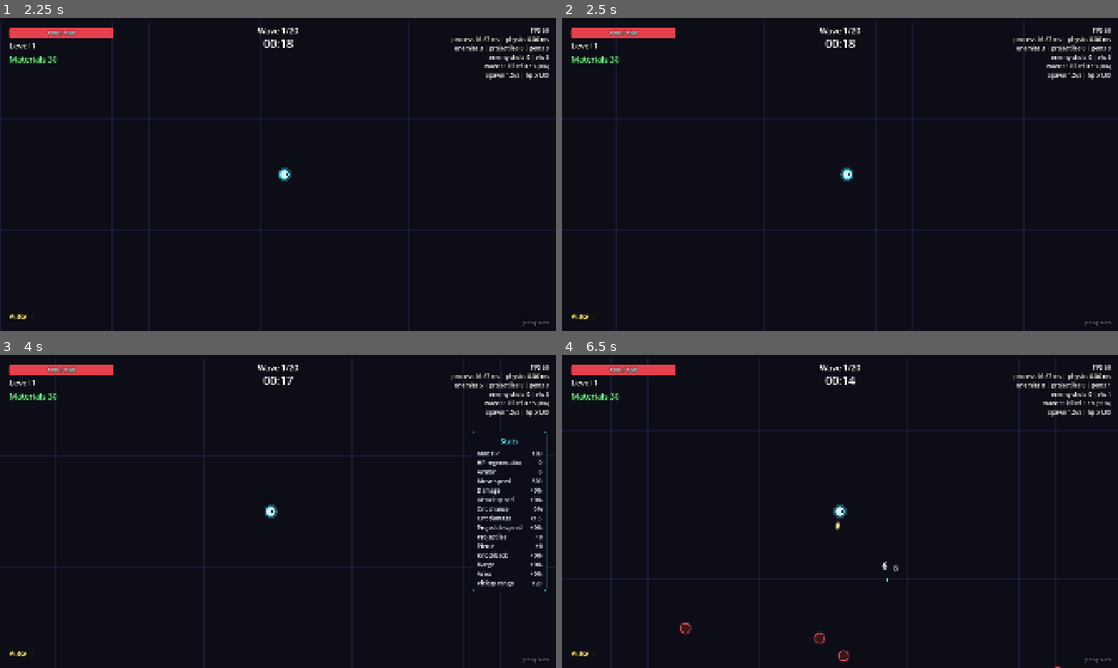
Above: before the commit, frames 1-4 (two rows, left to right).
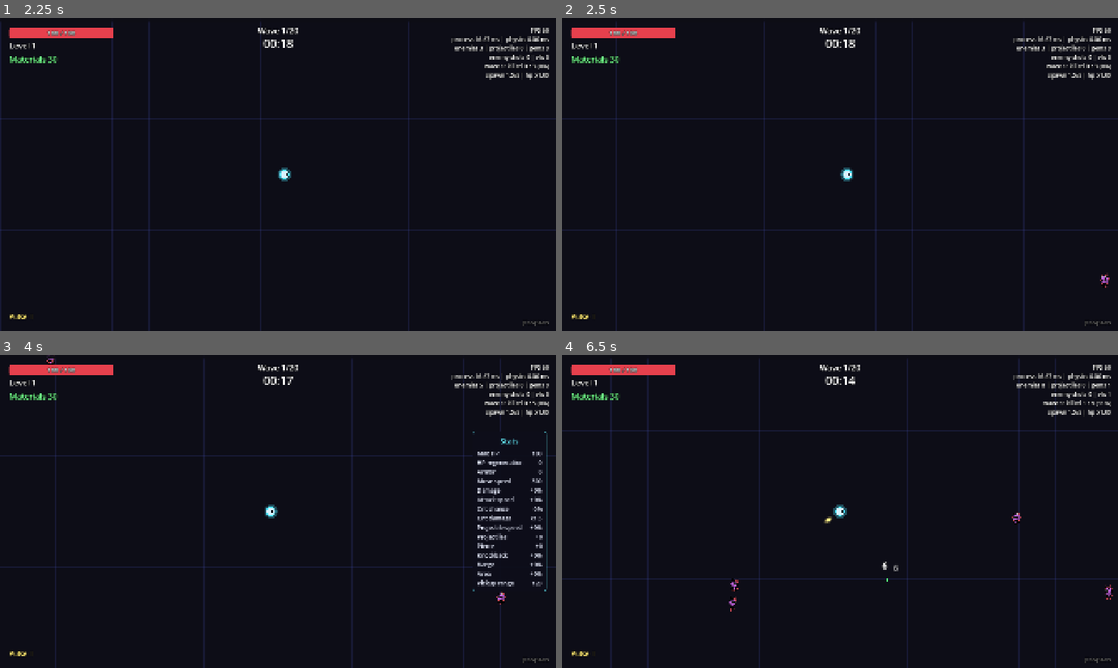
Above: after the commit, the same moments.

Repository: Mowgli2000/survivor-game
Game: Godot game, scene res://src/run/run.tscn
Two runs of this game, one before a commit and one after it. Both use one fixed random seed, a clock stepped at 60 frames per second and the inputs below.
Inputs (mouse positions are in pixels of both pictures, inside the frame that each line leads up to):
- Up to frame 1 (2.25 s): tap Enter at 0.5 s; move the mouse to (400, 158) at 0.52 s; hold D (move_right) 0.53-1.25 s; hold Tab (show_stats) 0.53-1.25 s; click (400, 158) at 0.67 s; drag from (166, 190) to (250, 237) at 1.27 s; tap Space at 2 s; move the mouse to (333, 105) at 2.02 s; hold D (move_right) from 2.03 s (still down); tap Alt at 2.1 s
- Up to frame 2 (2.5 s): keep holding D (move_right)
- Up to frame 3 (4 s): release D (move_right) at 2.75 s; drag from (250, 574) to (111, 464) at 2.77 s; move the mouse to (444, 558) at 3.52 s; hold A (move_left) from 3.53 s (still down); hold Tab (show_stats) from 3.53 s (still down)
- Up to frame 4 (6.5 s): release A (move_left) at 4.25 s; release Tab (show_stats) at 4.25 s; drag from (673, 464) to (756, 433) at 4.27 s; move the mouse to (867, 511) at 5.02 s; hold S (move_down) 5.03-5.75 s; tap Alt at 5.1 s; click (867, 511) at 5.17 s; drag from (756, 433) to (728, 527) at 5.77 s

Frame 1 is identical in both runs. In frame 2, less than 0.1% of the frame differs, in the area x 96-99%, y 81-87%; in frame 3, less than 0.1%; in frame 4, 0.4%, in the area x 21-100%, y 50-100%.

Commit message:
feat: animated enemy sprites
Co-Authored-By: Claude Opus 5.5 <noreply@anthropic.com>

Diff:
--- a/data/enemies/grunt.tres
+++ b/data/enemies/grunt.tres
@@ -13,3 +13,4 @@
 xp_value = 1
 color = Color(0.85, 0.3, 0.35, 1)
 shape_sides = 0
+sprite_id = &"grunt"
--- a/data/enemies/runner.tres
+++ b/data/enemies/runner.tres
@@ -14,3 +14,4 @@
 xp_value = 1
 color = Color(0.95, 0.65, 0.2, 1)
 shape_sides = 3
+sprite_id = &"runner"
--- a/data/enemies/shogun.tres
+++ b/data/enemies/shogun.tres
@@ -17,3 +17,5 @@
 xp_value = 0
 color = Color(1, 0.2, 0.75, 1)
 shape_sides = 8
+sprite_id = &"tank"
+sprite_tint = Color(1, 0.55, 1, 1)
--- a/data/enemies/shooter.tres
+++ b/data/enemies/shooter.tres
@@ -19,3 +19,4 @@
 xp_value = 2
 color = Color(0.75, 0.35, 1, 1)
 shape_sides = 4
+sprite_id = &"shooter"
--- a/data/enemies/tank.tres
+++ b/data/enemies/tank.tres
@@ -16,3 +16,4 @@
 xp_value = 5
 color = Color(1, 0.35, 0.2, 1)
 shape_sides = 6
+sprite_id = &"tank"
--- a/src/enemies/enemy.gd
+++ b/src/enemies/enemy.gd
@@ -2,13 +2,18 @@
 extends Node2D
 ## Passive enemy: data, runtime state and placeholder visual. Moved, damaged and
 ## ticked by EnemyManager (no _process here, see ADR 0002).
-## Visual: one baked neon texture per enemy type (EnemyArt). Hit flash and
-## statuses only change `self_modulate` (no redraw).
+## Visual: animated sprite sheet (frame advanced by EnemyManager, redrawn only
+## when the frame or facing changes), or the baked neon placeholder (EnemyArt)
+## when the type has no sprite. Hit flash and statuses only change `self_modulate`.
 
 const FLASH_TIME := 0.08
 const FLASH_TINT := Color(3.0, 3.0, 3.0)
 const BURN_TINT := Color(1.8, 1.0, 0.55)
 const SLOW_TINT := Color(0.55, 0.9, 1.8)
+## Sprite height in px per px of collision radius.
+const SPRITE_HEIGHT_PER_RADIUS := 3.2
+## Feet sit this fraction of the radius below the enemy center.
+const SPRITE_FOOT := 0.8
 
 var data: EnemyData
 var elite: bool = false
@@ -27,6 +32,7 @@
 var burn_pending: float = 0.0
 var slow_factor: float = 0.0
 var slow_time: float = 0.0
+var animator := SpriteAnimator.new()
 
 
 func reset(p_data: EnemyData, pos: Vector2, hp_multiplier: float, p_elite: bool = false,
@@ -47,6 +53,8 @@
 	slow_factor = 0.0
 	slow_time = 0.0
 	visible = true
+	if look_changed:
+		animator.reset(data.get_sheet(elite), 0.0)
 	_refresh_tint()
 	if look_changed:
 		queue_redraw()
@@ -105,5 +113,10 @@
 func _draw() -> void:
 	if data == null:
 		return
+	var sheet := animator.sheet
+	if sheet != null:
+		sheet.draw(self, animator.frame, radius * SPRITE_HEIGHT_PER_RADIUS * data.sprite_scale,
+			radius * SPRITE_FOOT, animator.facing, data.sprite_tint)
+		return
 	var texture := data.get_elite_texture(radius / data.radius) if elite else data.get_texture()
 	draw_texture(texture, -texture.get_size() * 0.5)
--- a/src/enemies/enemy_data.gd
+++ b/src/enemies/enemy_data.gd
@@ -38,9 +38,17 @@
 @export var color: Color = Color(0.9, 0.3, 0.3)
 ## 0 = circle, otherwise number of polygon sides (3 = triangle...).
 @export var shape_sides: int = 0
+## Sprite sheet id in assets/sprites/ (empty: neon placeholder shape).
+@export var sprite_id: StringName
+## Multiplies the sprite colors (e.g. magenta boss reusing another sheet).
+@export var sprite_tint: Color = Color.WHITE
+## Extra size factor on top of the radius-based sprite size.
+@export var sprite_scale: float = 1.0
 
 var _texture: Texture2D
 var _elite_texture: Texture2D
+var _sheet: SpriteSheet
+var _elite_sheet: SpriteSheet
 
 
 ## Placeholder neon sprite of this enemy type, baked on first use (see EnemyArt).
@@ -55,3 +63,23 @@
 	if _elite_texture == null:
 		_elite_texture = EnemyArt.bake(self, EnemyArt.ELITE_OUTLINE, scale)
 	return _elite_texture
+
+
+## Animated sprite of this type (null: placeholder). Elites use "<id>_elite" when it exists.
+func get_sheet(elite: bool) -> SpriteSheet:
+	if sprite_id == &"":
+		return null
+	if _sheet == null:
+		_sheet = _load_sheet(String(sprite_id))
+	if not elite:
+		return _sheet
+	if _elite_sheet == null:
+		_elite_sheet = _load_sheet(String(sprite_id) + "_elite")
+		if _elite_sheet == null:
+			_elite_sheet = _sheet
+	return _elite_sheet
+
+
+static func _load_sheet(id: String) -> SpriteSheet:
+	var path := "res://assets/sprites/%s.tres" % id
+	return load(path) as SpriteSheet if ResourceLoader.exists(path) else null
--- a/src/enemies/enemy_manager.gd
+++ b/src/enemies/enemy_manager.gd
@@ -72,6 +72,7 @@
 func spawn(data: EnemyData, pos: Vector2, hp_multiplier: float = 1.0, elite: bool = false) -> Enemy:
 	var enemy: Enemy = _pool.acquire()
 	enemy.reset(data, pos, hp_multiplier, elite, elite_scale if elite else 1.0)
+	enemy.animator.time = _rng.randf() * 2.0  # desync the horde's steps
 	enemy.fire_timer = data.fire_cooldown * _rng.randf_range(0.5, 1.0)
 	enemy.strafe_sign = 1.0 if _rng.randf() < 0.5 else -1.0
 	max_radius = maxf(max_radius, enemy.radius)
@@ -315,7 +316,11 @@
 		pos += velocity * delta + push * SEPARATION_STRENGTH + enemy.knockback * delta
 		enemy.knockback = enemy.knockback.move_toward(Vector2.ZERO, KNOCKBACK_DECAY * delta)
 		enemy.position = pos.clamp(_arena.position, _arena.end)
-		if enemy.data.shape_sides >= 3:
+		if enemy.animator.sheet != null:
+			var anim := &"walk" if velocity.length_squared() > 4.0 else &"idle"
+			if enemy.animator.advance(delta, anim, direction.x):
+				enemy.queue_redraw()
+		elif enemy.data.shape_sides >= 3:
 			enemy.rotation = direction.angle()
 
 		if enemy.flash > 0.0:
--- a/tests/data/test_content.gd
+++ b/tests/data/test_content.gd
@@ -37,6 +37,11 @@
 			assert_gt(enemy.preferred_distance, 0.0, "%s: ranged without distance" % enemy.id)
 			assert_gt(enemy.fire_cooldown, 0.0)
 			assert_gt(enemy.projectile_speed, 0.0)
+		if enemy.sprite_id != &"":
+			var sheet := enemy.get_sheet(false)
+			assert_not_null(sheet, "%s: missing sprite sheet %s" % [enemy.id, enemy.sprite_id])
+			if sheet != null:
+				assert_true(sheet.has_animation(&"walk"), "%s: sheet needs walk" % enemy.id)
 
 
 func test_weapons() -> void:
--- a/tests/unit/test_enemy_manager.gd
+++ b/tests/unit/test_enemy_manager.gd
@@ -251,3 +251,41 @@
 	assert_true(data.behavior.fire(WeaponSlot.new(data), ctx))
 	await wait_physics_frames(60)
 	assert_signal_emitted(_enemies, "enemy_damaged", "the rocket reaches the enemy it aimed at")
+
+
+func test_enemy_without_sprite_uses_placeholder() -> void:
+	var enemy := _enemies.spawn(_data, Vector2(300, 0))
+	assert_null(enemy.animator.sheet)
+	await wait_physics_frames(2)
+	assert_true(enemy.is_alive())
+
+
+func test_enemy_sprite_animates_and_faces_player() -> void:
+	var data := _enemy_data(10.0, 50.0)
+	data.sprite_id = &"grunt"
+	var enemy := _enemies.spawn(data, Vector2(300, 0))
+	assert_not_null(enemy.animator.sheet)
+	var start := enemy.animator.time
+	await wait_physics_frames(3)
+	assert_gt(enemy.animator.time, start)
+	assert_eq(enemy.animator.facing, -1.0, "player is on the left")
+
+
+func test_elite_falls_back_to_normal_sheet() -> void:
+	var data := _enemy_data(10.0, 0.0)
+	data.sprite_id = &"player"  # has no _elite sheet
+	assert_not_null(data.get_sheet(false))
+	assert_eq(data.get_sheet(true), data.get_sheet(false))
+
+
+func test_recycled_enemy_switches_sheet() -> void:
+	var a := _enemy_data(1.0, 0.0)
+	a.sprite_id = &"grunt"
+	var b := _enemy_data(1.0, 0.0)
+	b.sprite_id = &"tank"
+	var enemy := _enemies.spawn(a, Vector2(300, 0))
+	_enemies.damage_enemy(_enemies._active.find(enemy), 10.0, false, Vector2.RIGHT, 0.0)
+	await wait_physics_frames(1)
+	var again := _enemies.spawn(b, Vector2(300, 0))
+	assert_eq(again.animator.sheet, b.get_sheet(false))
+	assert_true(again.animator.sheet.animations.has(&"walk"))
